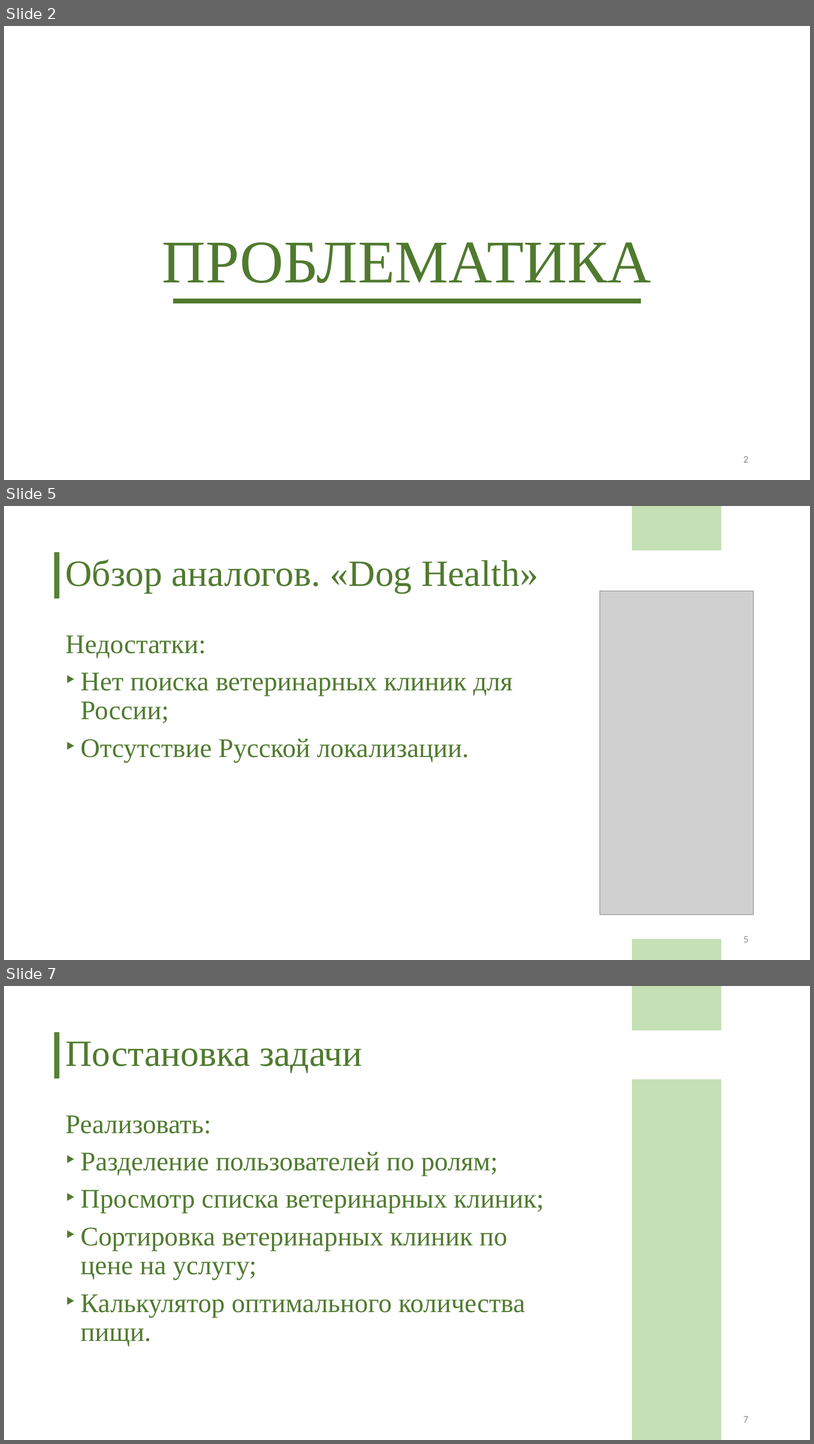
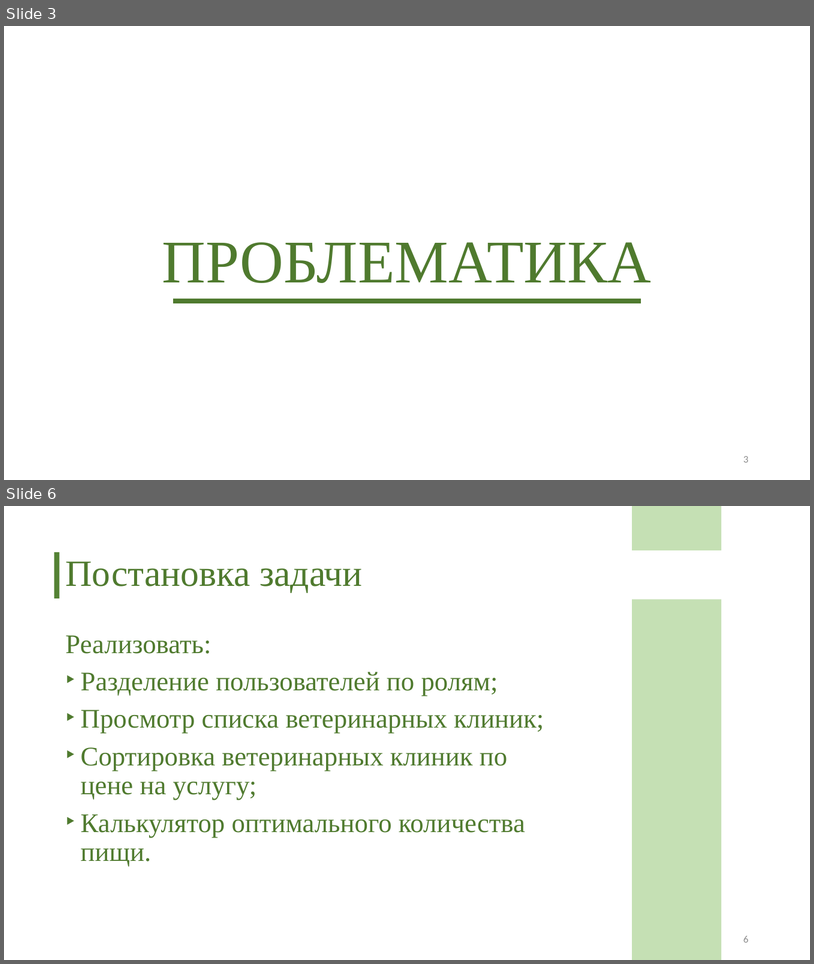
Before and after one commit to polyafedosova/TP-5.2-5, a slide deck: Documentation/Презентация.pptx. Shown one above the other, each under a label of ours: slides 2, 5 and 7 before the commit, slides 3 and 6 after it; the slides between them are not shown. The pictures are 814x1444 and 814x964 pixels, drawn with LibreOffice and Linux fonts; fonts in the diff are those of the drawing; grey boxes stand for pictures. Boxes give left, top, right and bottom in pixels: in the first picture for what was removed or moved away, otherwise in the second. Text is boxed around its words. In the diff, an @@ line names an element or a change of style, - is before the commit and + after.

```diff
--- a/Documentation/Презентация.pptx
+++ b/Documentation/Презентация.pptx
@@ slide 5 removed at (4,506,810,960), background #FFFFFF @@
@@ rectangle removed at (633,506,722,550) @@
@@ rectangle removed at (54,552,59,598) @@
@@ title removed at (65,559,539,592) @@
-Обзор аналогов. «Dog Health»
@@ picture removed at (600,591,753,915) @@
@@ text removed at (65,635,513,762) @@
-Недостатки:
-‣ Нет поиска ветеринарных клиник для России;
-‣ Отсутствие Русской локализации.
@@ page number removed at (744,936,749,942) @@
-5
@@ rectangle removed at (633,939,722,960) @@
@@ what was slide 2 is now slide 3 @@
@@ page number at (744,456,749,462): text changed @@
-2
+3
@@ what was slide 7 is now slide 6 @@
@@ page number at (744,936,749,942): text changed @@
-7
+6
```
Also in this commit, not shown: 7 slides changed, 9 slides added, 10 other slides removed.
